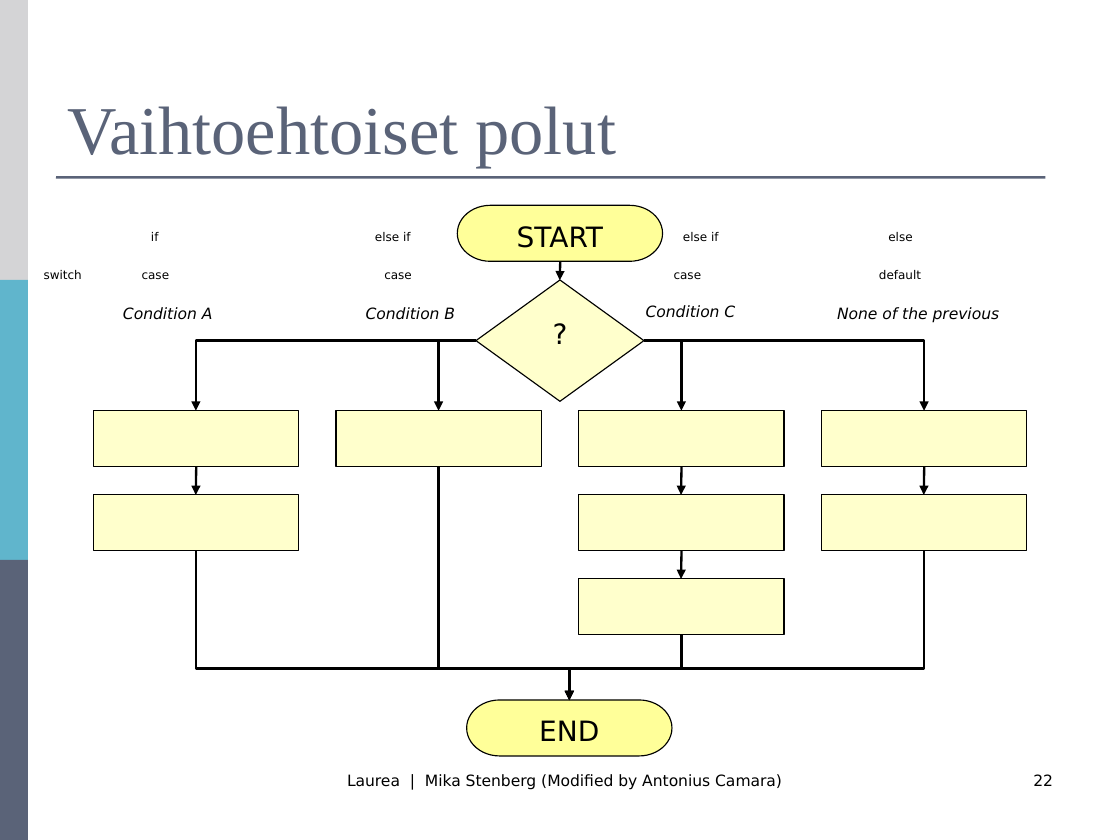
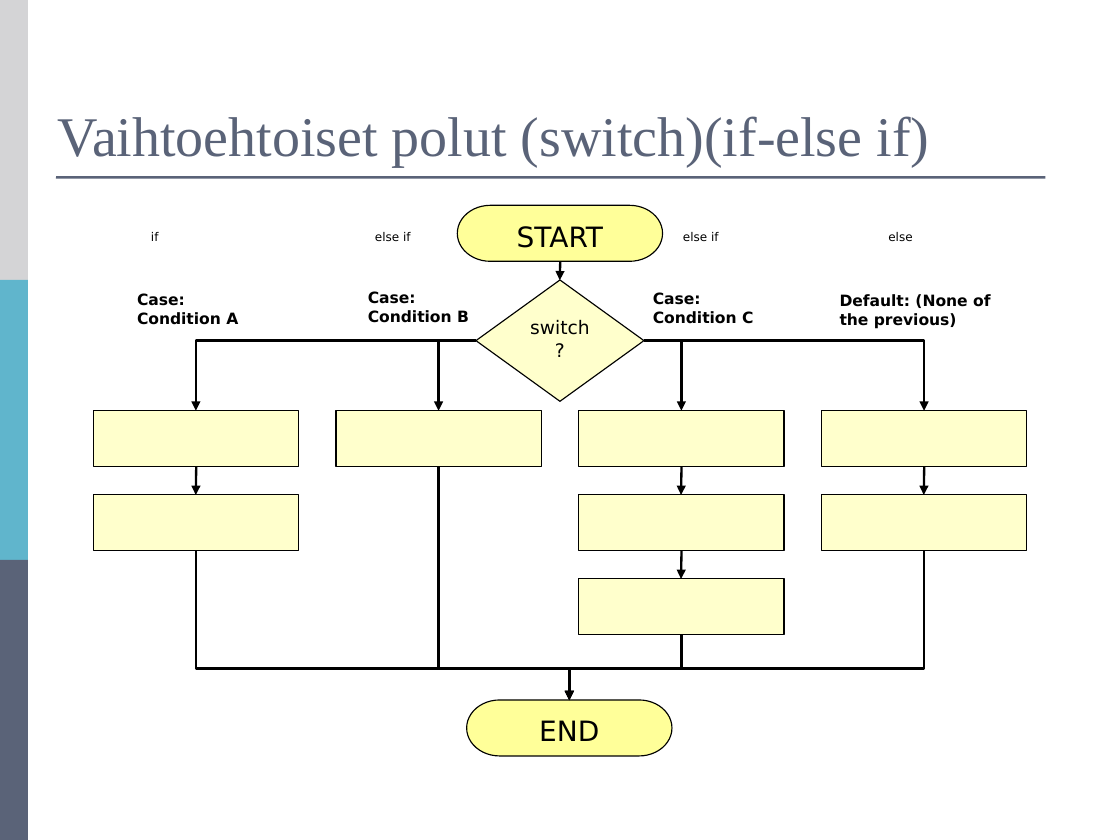
Before and after one commit to mjstenbe/OO_2017, a slide deck: slide 22 of Lecture materials (Antonius)/R0027-Luento-4-Ehto-Toistolauseet.ppt. Drawn at 1120x840 pixels with LibreOffice and Linux fonts; fonts in the diff are those of the drawing. Boxes give left, top, right and bottom in pixels: in the first picture for what was removed or moved away, otherwise in the second. Text is boxed around its words. In the diff, an @@ line names an element or a change of style, - is before the commit and + after.

```diff
--- a/Lecture materials (Antonius)/R0027-Luento-4-Ehto-Toistolauseet.ppt
+++ b/Lecture materials (Antonius)/R0027-Luento-4-Ehto-Toistolauseet.ppt
@@ title at [58, 116, 930, 167]: text changed; size 44 to 36 pt @@
-Vaihtoehtoiset polut
+Vaihtoehtoiset polut (switch)(if-else if)
@@ text at [137, 293, 238, 325]: text changed; bold on; italic off @@
-Condition A
+Case: Condition A
@@ text removed at [142, 272, 170, 279] @@
-case
@@ text at [368, 291, 469, 323]: text changed; bold on; italic off @@
-Condition B
+Case: Condition B
@@ text removed at [384, 272, 412, 279] @@
-case
@@ diamond "switch?": place and size @@
-diamond "switch?" at [44, 270, 82, 279]
+diamond "switch?" at [476, 280, 644, 401]
@@ diamond "switch?" at [476, 280, 644, 401]: fill none to #FFFFCC; outline none to #000000 0.74 pt @@
@@ diamond removed at [476, 280, 644, 401] @@
-?
@@ text at [653, 292, 753, 324]: text changed; bold on; italic off @@
-Condition C
+Case: Condition C
@@ text removed at [674, 272, 702, 279] @@
-case
@@ text at [840, 294, 990, 329]: text changed; bold on; italic off @@
-None of the previous
+Default: (None of the previous)
@@ text removed at [879, 270, 921, 279] @@
-default
@@ text in diamond at [530, 319, 589, 335]: text changed; size 7.8 to 12 pt @@
-switch
+switch?
@@ text removed at [347, 774, 782, 790] @@
-Laurea | Mika Stenberg (Modified by Antonius Camara)
@@ page number removed at [1033, 774, 1053, 786] @@
-22
```
Also in this commit, not shown: 35 other slides changed, 6 other files.
